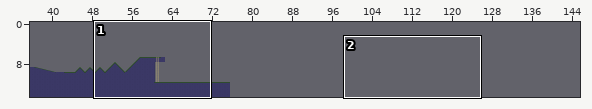
A Tiled map gets an edit: assets/sprites/maps/level1.tmx. Above: a wide view before the commit, with the close-up outlined.
Close-up. Old version:
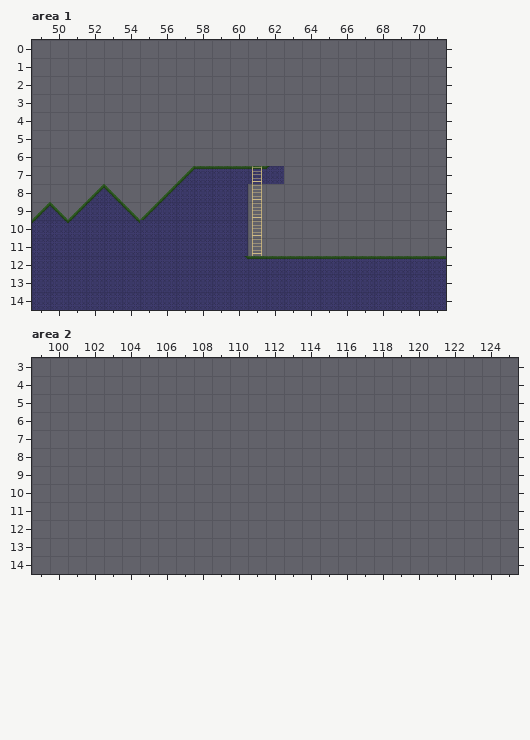
Cells are 32x32 px. Shown: area 1 x 49..71, y 0..14; area 2 x 99..125, y 3..14. The commit also changed other parts of the map, which this record leaves out.
New version:
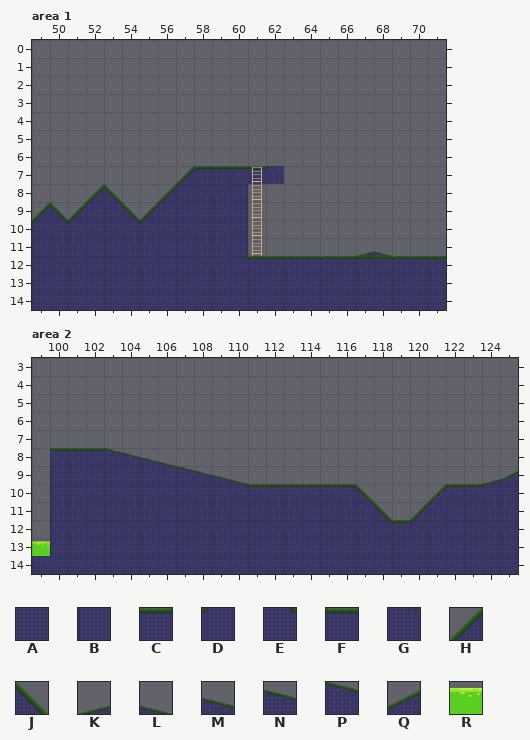
Key: from "patterns": A 0 "tile1", B 2 "tile3", C 3 "tile4", D 4 "tile5", E 5 "tile6", F 13 "slope14", G 17 "slope18", H 19 "slope20", J 20 "slope21", K 25 "slope26", L 26 "slope27", M 28 "slope29", N 30 "slope31", P 32 "slope33", Q 35 "slope36", R 44 "radioactive_water_1".
_ is an empty cell.
The exact change:
Layer "Capa de Patrones 1", area 1:
y 10: x 55 A -> D
y 11: x 67..68 __ -> KL
Layer "Capa de Patrones 1", area 2:
y 8: x 100..106 _______ -> CCFPNML
y 9: x 100..110 ___________ -> BAAAAAGPNML; x 124..125 __ -> KQ
y 10: x 100..117 __________________ -> BAAAAAAAAAEFCCCCFJ; x 121..125 _____ -> HFCDA
y 11: x 100..118 ___________________ -> BAAAAAAAAAAAAAAAAEJ; x 120..125 ______ -> HDAAAA
y 12: x 100..125 __________________________ -> BAAAAAAAAAAAAAAAAAEFDAAAAA
y 13: x 99..125 ___________________________ -> RBAAAAAAAAAAAAAAAAAAAAAAAAA
y 14: x 99..125 ___________________________ -> AAAAAAAAAAAAAAAAAAAAAAAAAAA
Boxes around the changes in both close-ups, in picture pixels (x1, y1, x2, y2):
changed: (140, 220, 144, 223)
added: (356, 251, 392, 256)
added: (32, 448, 518, 574)
